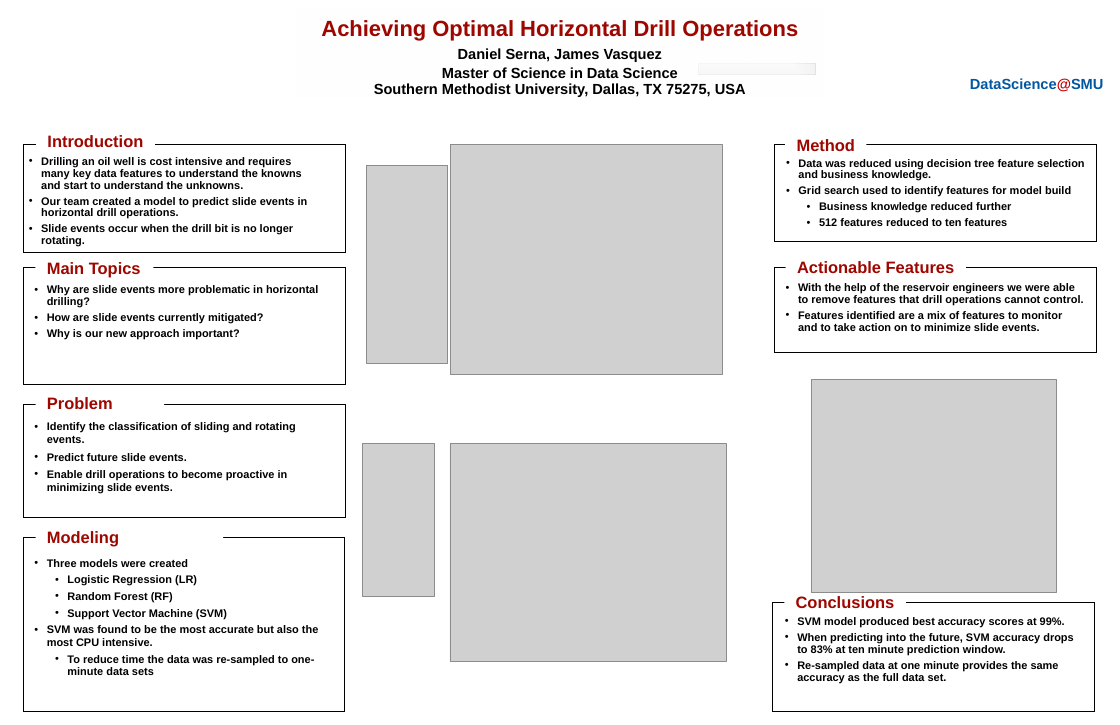
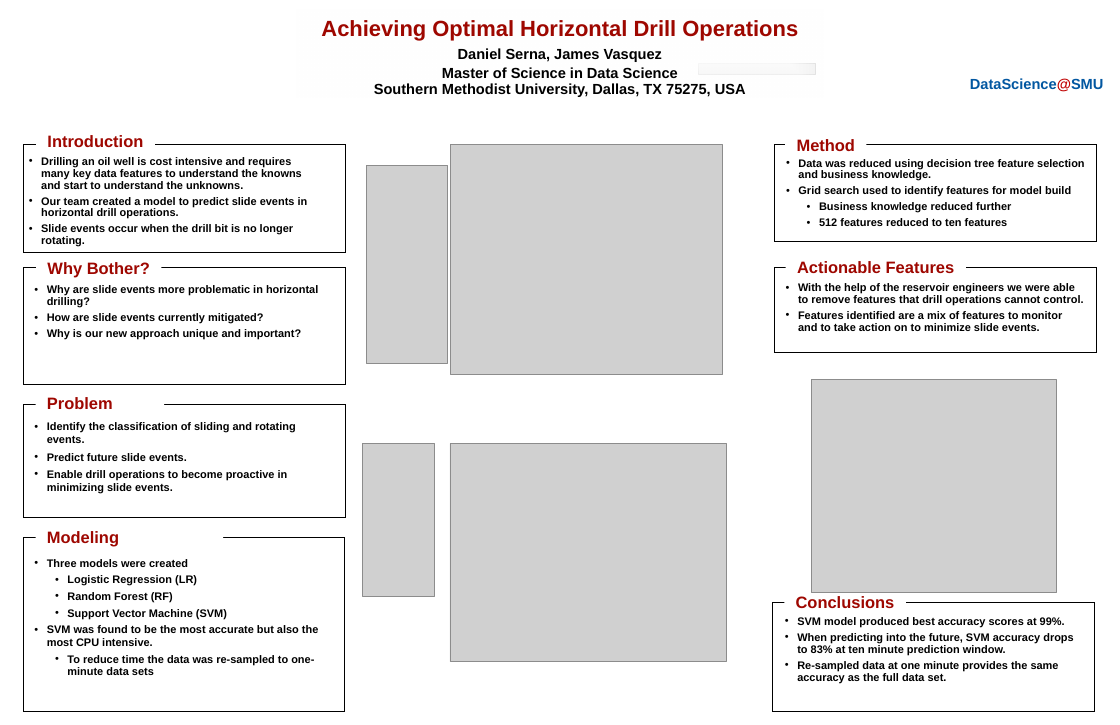
Before and after one commit to jvasquezDC/CapstoneA, a slide deck: slide 1 of PosterSession/Serna_Vasquez_PosterSession.ppt. Drawn at 1120x725 pixels with LibreOffice and Linux fonts; fonts in the diff are those of the drawing; grey boxes stand for pictures; background and template pictures are left out. Boxes give left, top, right and bottom in pixels: in the first picture for what was removed or moved away, otherwise in the second. Text is boxed around its words. In the diff, an @@ line names an element or a change of style, - is before the commit and + after.

Commit message:
Changed main topics section in poster.

```diff
--- a/PosterSession/Serna_Vasquez_PosterSession.ppt
+++ b/PosterSession/Serna_Vasquez_PosterSession.ppt
@@ text at <box>47,262,150,277</box>: text changed @@
-Main Topics
+Why Bother?
@@ text at <box>47,329,301,340</box>: text changed @@
-• Why is our new approach important?
+• Why is our new approach unique and important?
```
